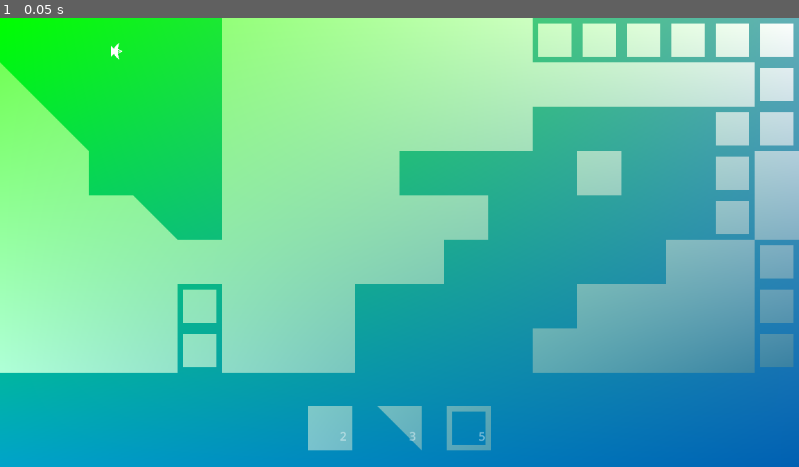
Above: before the commit, frame 1.
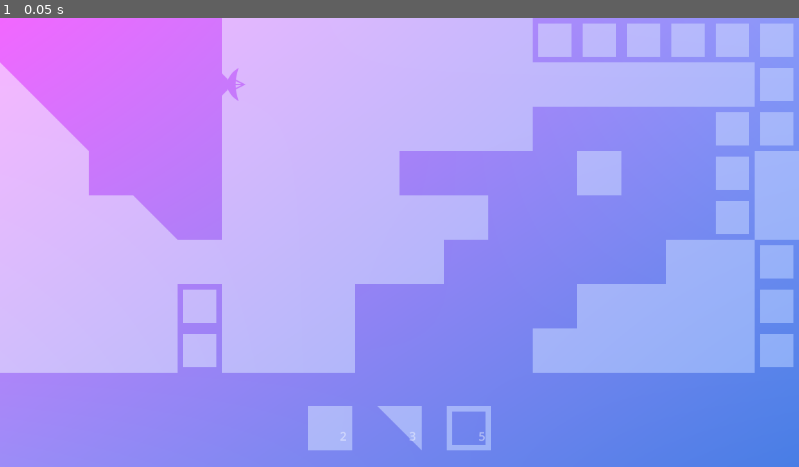
Above: after the commit, the same moment.

Repository: Username4D/signal_quest
Game: Godot game, scene res://scenes/gameplay_view.tscn
Same seed, same stepped clock (60 frames per second), same inputs: the game is played once before the commit and once after it. The project has no main scene, so this scene is started directly.
Inputs:
- Up to frame 1 (0.05 s): no input

The runs differ from the first frame. In frame 1, 100% of the frame differs, in the area x 0-100%, y 0-100%.

Commit message:
made shader colors into global variable to unify control, made shader easier to drop in by creating parameter for bg or foreground resulting in the fitting color pallete being choosen, added shader to all tiles/objects

Diff:
--- a/project.godot
+++ b/project.godot
@@ -48,3 +48,38 @@
 
 renderer/rendering_method="gl_compatibility"
 renderer/rendering_method.mobile="gl_compatibility"
+
+[shader_globals]
+
+topleft={
+"type": "vec4",
+"value": Vector4(0.5, 0, 0, 1)
+}
+topright={
+"type": "vec4",
+"value": Vector4(0, 0, 0.5, 1)
+}
+bottomleft={
+"type": "vec4",
+"value": Vector4(1, 0, 0, 1)
+}
+bottomright={
+"type": "vec4",
+"value": Vector4(0, 0, 1, 1)
+}
+topleftbg={
+"type": "vec4",
+"value": Vector4(0, 0.5, 0, 1)
+}
+toprightbg={
+"type": "vec4",
+"value": Vector4(0, 0.5, 0, 1)
+}
+bottomleftbg={
+"type": "vec4",
+"value": Vector4(0, 1, 0, 1)
+}
+bottomrightbg={
+"type": "vec4",
+"value": Vector4(0, 1, 0, 1)
+}
--- a/resources/gradient.gdshader
+++ b/resources/gradient.gdshader
@@ -1,13 +1,29 @@
 shader_type canvas_item;
 
-uniform vec4 topleft:source_color;
-uniform vec4 topright:source_color;
-uniform vec4 bottomleft:source_color;
-uniform vec4 bottomright:source_color;
+global uniform vec4 topleft:source_color;
+global uniform vec4 topright:source_color;
+global uniform vec4 bottomleft:source_color;
+global uniform vec4 bottomright:source_color;
+
+global uniform vec4 topleftbg:source_color;
+global uniform vec4 toprightbg:source_color;
+global uniform vec4 bottomleftbg:source_color;
+global uniform vec4 bottomrightbg:source_color;
+
+uniform bool background = false;
 void fragment() {
-	vec4 top = mix(topleft, topright, SCREEN_UV.x);
-	vec4 bottom = mix(bottomleft, bottomright, SCREEN_UV.x);
-	float alpha = COLOR.a;
-	COLOR =  mix(top, bottom, SCREEN_UV.y);
-	COLOR.a = alpha;
+	if (background) {
+		vec4 top = mix(topleftbg, toprightbg, SCREEN_UV.x);
+		vec4 bottom = mix(bottomleftbg, bottomrightbg, SCREEN_UV.x);
+		float alpha = COLOR.a;
+		COLOR =  mix(top, bottom, SCREEN_UV.y);
+		COLOR.a = alpha;
+	}
+	else{
+		vec4 top = mix(topleft, topright, SCREEN_UV.x);
+		vec4 bottom = mix(bottomleft, bottomright, SCREEN_UV.x);
+		float alpha = COLOR.a;
+		COLOR =  mix(top, bottom, SCREEN_UV.y);
+		COLOR.a = alpha;
+	}
 }
--- a/scenes/button.tscn
+++ b/scenes/button.tscn
@@ -1,14 +1,23 @@
-[gd_scene load_steps=6 format=3 uid="uid://dy21vot1yevtm"]
+[gd_scene load_steps=9 format=3 uid="uid://dy21vot1yevtm"]
 
 [ext_resource type="Script" uid="uid://b17urisi0neb2" path="res://scripts/button.gd" id="1_mi6dp"]
+[ext_resource type="Shader" uid="uid://b1qnwyojwnbjx" path="res://resources/gradient.gdshader" id="2_3q610"]
 [ext_resource type="Texture2D" uid="uid://ke00ty7ry5df" path="res://assets/tileset_textures.svg" id="2_rhj8v"]
 
 [sub_resource type="RectangleShape2D" id="RectangleShape2D_rhj8v"]
 size = Vector2(16, 64)
 
+[sub_resource type="ShaderMaterial" id="ShaderMaterial_i7y4x"]
+shader = ExtResource("2_3q610")
+shader_parameter/background = false
+
 [sub_resource type="AtlasTexture" id="AtlasTexture_3q610"]
 atlas = ExtResource("2_rhj8v")
 region = Rect2(128, 128, 128, 128)
+
+[sub_resource type="ShaderMaterial" id="ShaderMaterial_1bdt2"]
+shader = ExtResource("2_3q610")
+shader_parameter/background = false
 
 [sub_resource type="AtlasTexture" id="AtlasTexture_i7y4x"]
 atlas = ExtResource("2_rhj8v")
@@ -22,11 +31,13 @@
 shape = SubResource("RectangleShape2D_rhj8v")
 
 [node name="button_unpressed" type="Sprite2D" parent="."]
+material = SubResource("ShaderMaterial_i7y4x")
 rotation = 3.1415927
 scale = Vector2(0.5, 0.5)
 texture = SubResource("AtlasTexture_3q610")
 
 [node name="button_pressed" type="Sprite2D" parent="."]
+material = SubResource("ShaderMaterial_1bdt2")
 rotation = 3.1415927
 scale = Vector2(0.5, 0.5)
 texture = SubResource("AtlasTexture_i7y4x")
--- a/scenes/gameplay_view.tscn
+++ b/scenes/gameplay_view.tscn
@@ -8,22 +8,18 @@
 
 [sub_resource type="ShaderMaterial" id="ShaderMaterial_a4xli"]
 shader = ExtResource("2_0qrwo")
-shader_parameter/topleft = Color(0, 1, 0, 1)
-shader_parameter/topright = Color(0.3882353, 0.6862745, 0.7176471, 1)
-shader_parameter/bottomleft = Color(0, 0.6392157, 0.7921569, 1)
-shader_parameter/bottomright = Color(0, 0.3764706, 0.69803923, 1)
+shader_parameter/background = false
 
 [sub_resource type="ShaderMaterial" id="ShaderMaterial_7nf73"]
 shader = ExtResource("2_0qrwo")
-shader_parameter/topleft = Color(0.4117647, 1, 0.26666668, 1)
-shader_parameter/topright = Color(1, 1, 1, 1)
-shader_parameter/bottomleft = Color(0.7607843, 1, 1, 1)
-shader_parameter/bottomright = Color(0, 0.36078432, 0.5294118, 1)
+shader_parameter/background = true
 
 [sub_resource type="QuadMesh" id="QuadMesh_66ihu"]
 
 [node name="gameplay_view" type="Node2D"]
 script = ExtResource("1_exiar")
+colors = [Color(0.9500058, 0.40381473, 0.99999887, 1), Color(0.53886443, 0.5989664, 0.9759663, 1), Color(0.61099464, 0.5515236, 0.9686268, 1), Color(0.28183243, 0.4905318, 0.89671236, 1)]
+colorsbg = [Color(0.9801126, 0.7137965, 1, 1), Color(0.6781554, 0.72826487, 0.9854236, 1), Color(0.7724066, 0.75353724, 0.9827942, 1), Color(0.5054403, 0.66472226, 0.9643124, 1)]
 
 [node name="static_gp_objects" type="TileMapLayer" parent="."]
 material = SubResource("ShaderMaterial_a4xli")
@@ -32,7 +28,8 @@
 tile_set = ExtResource("2_khje6")
 
 [node name="signal_emitter" parent="static_gp_objects" instance=ExtResource("4_a4xli")]
-position = Vector2(352, 96)
+position = Vector2(704, 192)
+scale = Vector2(1, 1)
 
 [node name="user_gp_objects" type="TileMapLayer" parent="."]
 
--- a/scenes/gated_button.tscn
+++ b/scenes/gated_button.tscn
@@ -1,10 +1,15 @@
-[gd_scene load_steps=5 format=3 uid="uid://c5tn4jb8djnn5"]
+[gd_scene load_steps=7 format=3 uid="uid://c5tn4jb8djnn5"]
 
 [ext_resource type="Script" uid="uid://d1ids7ksmtjgr" path="res://scripts/gated_button.gd" id="1_4osu0"]
+[ext_resource type="Shader" uid="uid://b1qnwyojwnbjx" path="res://resources/gradient.gdshader" id="2_5v3jf"]
 [ext_resource type="Texture2D" uid="uid://ke00ty7ry5df" path="res://assets/tileset_textures.svg" id="2_bsppj"]
 
 [sub_resource type="RectangleShape2D" id="RectangleShape2D_bsppj"]
 size = Vector2(16, 64)
+
+[sub_resource type="ShaderMaterial" id="ShaderMaterial_02gfd"]
+shader = ExtResource("2_5v3jf")
+shader_parameter/background = false
 
 [sub_resource type="AtlasTexture" id="AtlasTexture_5v3jf"]
 atlas = ExtResource("2_bsppj")
@@ -17,6 +22,7 @@
 shape = SubResource("RectangleShape2D_bsppj")
 
 [node name="Sprite2D" type="Sprite2D" parent="."]
+material = SubResource("ShaderMaterial_02gfd")
 scale = Vector2(0.5, 0.5)
 texture = SubResource("AtlasTexture_5v3jf")
 
--- a/scenes/inventory_item.tscn
+++ b/scenes/inventory_item.tscn
@@ -7,10 +7,7 @@
 [sub_resource type="ShaderMaterial" id="ShaderMaterial_uvb6e"]
 resource_local_to_scene = true
 shader = ExtResource("1_y87vu")
-shader_parameter/topleft = Color(0.4117647, 1, 0.26666668, 1)
-shader_parameter/topright = Color(1, 1, 1, 1)
-shader_parameter/bottomleft = Color(0.7607843, 1, 1, 1)
-shader_parameter/bottomright = Color(0, 0.36078432, 0.5294118, 1)
+shader_parameter/background = true
 
 [sub_resource type="StyleBoxEmpty" id="StyleBoxEmpty_letey"]
 
--- a/scenes/moveable_body_angled.tscn
+++ b/scenes/moveable_body_angled.tscn
@@ -1,7 +1,12 @@
-[gd_scene load_steps=4 format=3 uid="uid://skyxgx56khx2"]
+[gd_scene load_steps=6 format=3 uid="uid://skyxgx56khx2"]
 
 [ext_resource type="Script" uid="uid://cj22gbck8o5ag" path="res://scripts/moveable_body.gd" id="1_yii2u"]
 [ext_resource type="Texture2D" uid="uid://ke00ty7ry5df" path="res://assets/tileset_textures.svg" id="2_orykq"]
+[ext_resource type="Shader" uid="uid://b1qnwyojwnbjx" path="res://resources/gradient.gdshader" id="2_qb8x3"]
+
+[sub_resource type="ShaderMaterial" id="ShaderMaterial_ikxye"]
+shader = ExtResource("2_qb8x3")
+shader_parameter/background = false
 
 [sub_resource type="AtlasTexture" id="AtlasTexture_qb8x3"]
 atlas = ExtResource("2_orykq")
@@ -17,5 +22,6 @@
 polygon = PackedVector2Array(32, 32, 32, -32, -32, -32)
 
 [node name="Sprite2D" type="Sprite2D" parent="."]
+material = SubResource("ShaderMaterial_ikxye")
 scale = Vector2(0.5, 0.5)
 texture = SubResource("AtlasTexture_qb8x3")
--- a/scenes/rotator.tscn
+++ b/scenes/rotator.tscn
@@ -1,10 +1,15 @@
-[gd_scene load_steps=5 format=3 uid="uid://x4u5d6vrkaax"]
+[gd_scene load_steps=7 format=3 uid="uid://x4u5d6vrkaax"]
 
 [ext_resource type="Script" uid="uid://c168vr1ja8kou" path="res://scripts/rotator.gd" id="1_r08b0"]
+[ext_resource type="Shader" uid="uid://b1qnwyojwnbjx" path="res://resources/gradient.gdshader" id="2_mlc4y"]
 [ext_resource type="Texture2D" uid="uid://ke00ty7ry5df" path="res://assets/tileset_textures.svg" id="2_wqnld"]
 
 [sub_resource type="RectangleShape2D" id="RectangleShape2D_r08b0"]
 size = Vector2(64, 64)
+
+[sub_resource type="ShaderMaterial" id="ShaderMaterial_k6l07"]
+shader = ExtResource("2_mlc4y")
+shader_parameter/background = false
 
 [sub_resource type="AtlasTexture" id="AtlasTexture_mlc4y"]
 atlas = ExtResource("2_wqnld")
@@ -29,5 +34,6 @@
 position = Vector2(-64, 0)
 
 [node name="Sprite2D" type="Sprite2D" parent="."]
+material = SubResource("ShaderMaterial_k6l07")
 scale = Vector2(0.5, 0.5)
 texture = SubResource("AtlasTexture_mlc4y")
--- a/scenes/signal.tscn
+++ b/scenes/signal.tscn
@@ -1,23 +1,25 @@
-[gd_scene load_steps=6 format=3 uid="uid://dxmotkl4kj0te"]
+[gd_scene load_steps=7 format=3 uid="uid://dxmotkl4kj0te"]
 
 [ext_resource type="Shader" uid="uid://b1qnwyojwnbjx" path="res://resources/gradient.gdshader" id="1_3arwc"]
 [ext_resource type="Script" uid="uid://dknc7hbkntboj" path="res://scripts/signal.gd" id="1_f0cn2"]
+
+[sub_resource type="ShaderMaterial" id="ShaderMaterial_n3kde"]
+shader = ExtResource("1_3arwc")
+shader_parameter/background = false
 
 [sub_resource type="CircleShape2D" id="CircleShape2D_0ral4"]
 radius = 4.0
 
 [sub_resource type="ShaderMaterial" id="ShaderMaterial_3arwc"]
 shader = ExtResource("1_3arwc")
-shader_parameter/topleft = Color(0, 1, 0, 1)
-shader_parameter/topright = Color(0.3882353, 0.6862745, 0.7176471, 1)
-shader_parameter/bottomleft = Color(0, 0.6392157, 0.7921569, 1)
-shader_parameter/bottomright = Color(0, 0.3764706, 0.69803923, 1)
+shader_parameter/background = false
 
 [sub_resource type="SphereMesh" id="SphereMesh_f0cn2"]
 radius = 4.0
 height = 8.0
 
 [node name="signal" type="CharacterBody2D" groups=["signal"]]
+material = SubResource("ShaderMaterial_n3kde")
 use_parent_material = true
 script = ExtResource("1_f0cn2")
 
--- a/scenes/signal_emitter.tscn
+++ b/scenes/signal_emitter.tscn
@@ -1,7 +1,12 @@
-[gd_scene load_steps=4 format=3 uid="uid://ca8af6w4i2btf"]
+[gd_scene load_steps=6 format=3 uid="uid://ca8af6w4i2btf"]
 
 [ext_resource type="Texture2D" uid="uid://ke00ty7ry5df" path="res://assets/tileset_textures.svg" id="1_umso6"]
+[ext_resource type="Shader" uid="uid://b1qnwyojwnbjx" path="res://resources/gradient.gdshader" id="1_v1t8v"]
 [ext_resource type="Script" uid="uid://bb1m84a1dgffi" path="res://scripts/signal_emitter.gd" id="2_umso6"]
+
+[sub_resource type="ShaderMaterial" id="ShaderMaterial_pm83x"]
+shader = ExtResource("1_v1t8v")
+shader_parameter/background = false
 
 [sub_resource type="AtlasTexture" id="AtlasTexture_v1t8v"]
 atlas = ExtResource("1_umso6")
@@ -9,6 +14,7 @@
 filter_clip = true
 
 [node name="signal_emitter" type="Sprite2D"]
+material = SubResource("ShaderMaterial_pm83x")
 position = Vector2(0, 9.536743e-07)
 scale = Vector2(0.5, 0.5)
 texture = SubResource("AtlasTexture_v1t8v")
--- a/scenes/toggle_wall.tscn
+++ b/scenes/toggle_wall.tscn
@@ -1,9 +1,14 @@
-[gd_scene load_steps=4 format=3 uid="uid://cibwvmvqkdyqq"]
+[gd_scene load_steps=6 format=3 uid="uid://cibwvmvqkdyqq"]
 
 [ext_resource type="Script" uid="uid://boxftww6keds2" path="res://scripts/toggle_wall.gd" id="1_kwbpx"]
+[ext_resource type="Shader" uid="uid://b1qnwyojwnbjx" path="res://resources/gradient.gdshader" id="2_k8sp1"]
 
 [sub_resource type="RectangleShape2D" id="RectangleShape2D_k8sp1"]
 size = Vector2(16, 64)
+
+[sub_resource type="ShaderMaterial" id="ShaderMaterial_oxi6q"]
+shader = ExtResource("2_k8sp1")
+shader_parameter/background = false
 
 [sub_resource type="QuadMesh" id="QuadMesh_oxi6q"]
 size = Vector2(32, 64)
@@ -15,4 +20,5 @@
 shape = SubResource("RectangleShape2D_k8sp1")
 
 [node name="MeshInstance2D" type="MeshInstance2D" parent="."]
+material = SubResource("ShaderMaterial_oxi6q")
 mesh = SubResource("QuadMesh_oxi6q")
--- a/scenes/wall.tscn
+++ b/scenes/wall.tscn
@@ -1,7 +1,13 @@
-[gd_scene load_steps=3 format=3 uid="uid://3gg7kmtytfne"]
+[gd_scene load_steps=5 format=3 uid="uid://3gg7kmtytfne"]
+
+[ext_resource type="Shader" uid="uid://b1qnwyojwnbjx" path="res://resources/gradient.gdshader" id="1_wykyb"]
 
 [sub_resource type="RectangleShape2D" id="RectangleShape2D_uvhfp"]
 size = Vector2(64, 64)
+
+[sub_resource type="ShaderMaterial" id="ShaderMaterial_2ktk7"]
+shader = ExtResource("1_wykyb")
+shader_parameter/background = false
 
 [sub_resource type="QuadMesh" id="QuadMesh_wykyb"]
 
@@ -11,5 +17,6 @@
 shape = SubResource("RectangleShape2D_uvhfp")
 
 [node name="MeshInstance2D" type="MeshInstance2D" parent="."]
+material = SubResource("ShaderMaterial_2ktk7")
 scale = Vector2(64, 64)
 mesh = SubResource("QuadMesh_wykyb")
--- a/scenes/wall_angled.tscn
+++ b/scenes/wall_angled.tscn
@@ -1,13 +1,22 @@
-[gd_scene load_steps=2 format=3 uid="uid://dw036t4flpb1t"]
+[gd_scene load_steps=5 format=3 uid="uid://dw036t4flpb1t"]
 
-[ext_resource type="Texture2D" uid="uid://sao2prx1t4v7" path="res://assets/icon.svg" id="1_jytgm"]
+[ext_resource type="Shader" uid="uid://b1qnwyojwnbjx" path="res://resources/gradient.gdshader" id="1_6qnbd"]
+[ext_resource type="Texture2D" uid="uid://ke00ty7ry5df" path="res://assets/tileset_textures.svg" id="1_jytgm"]
+
+[sub_resource type="ShaderMaterial" id="ShaderMaterial_s52u2"]
+shader = ExtResource("1_6qnbd")
+shader_parameter/background = false
+
+[sub_resource type="AtlasTexture" id="AtlasTexture_6qnbd"]
+atlas = ExtResource("1_jytgm")
+region = Rect2(128, 0, 128, 128)
 
 [node name="wall_angled" type="StaticBody2D" groups=["wall_angled"]]
 
-[node name="Polygon2D" type="Polygon2D" parent="."]
-position = Vector2(-96, -64)
-texture = ExtResource("1_jytgm")
-polygon = PackedVector2Array(64, 32, 128, 96, 128, 32)
-
 [node name="hitbox" type="CollisionPolygon2D" parent="."]
 polygon = PackedVector2Array(-32, -32, 32, 32, 32, -32)
+
+[node name="Sprite2D" type="Sprite2D" parent="."]
+material = SubResource("ShaderMaterial_s52u2")
+scale = Vector2(0.5, 0.5)
+texture = SubResource("AtlasTexture_6qnbd")
--- a/scripts/gameplay_view.gd
+++ b/scripts/gameplay_view.gd
@@ -16,9 +16,15 @@
  "gated_button": 0,
  "toggle_wall": 0
 }
-
+@export var colors = [Color.HONEYDEW, Color.ALICE_BLUE, Color.ANTIQUE_WHITE, Color.CHOCOLATE]
+@export var colorsbg = [Color.HONEYDEW, Color.ALICE_BLUE, Color.ANTIQUE_WHITE, Color.CHOCOLATE]
 func _ready() -> void:
 	gameplay_handler.inventory = inventory
+	var ident = ["topleft", "topright", "bottomleft", "bottomright"]
+	for i in range(0,4):
+		RenderingServer.global_shader_parameter_set(ident[i], colors[i])
+	for i in range(0,4):
+		RenderingServer.global_shader_parameter_set(ident[i] + "bg", colorsbg[i])
 
 func _input(event: InputEvent) -> void:
 	if Input.is_action_just_pressed("ui_start"):
